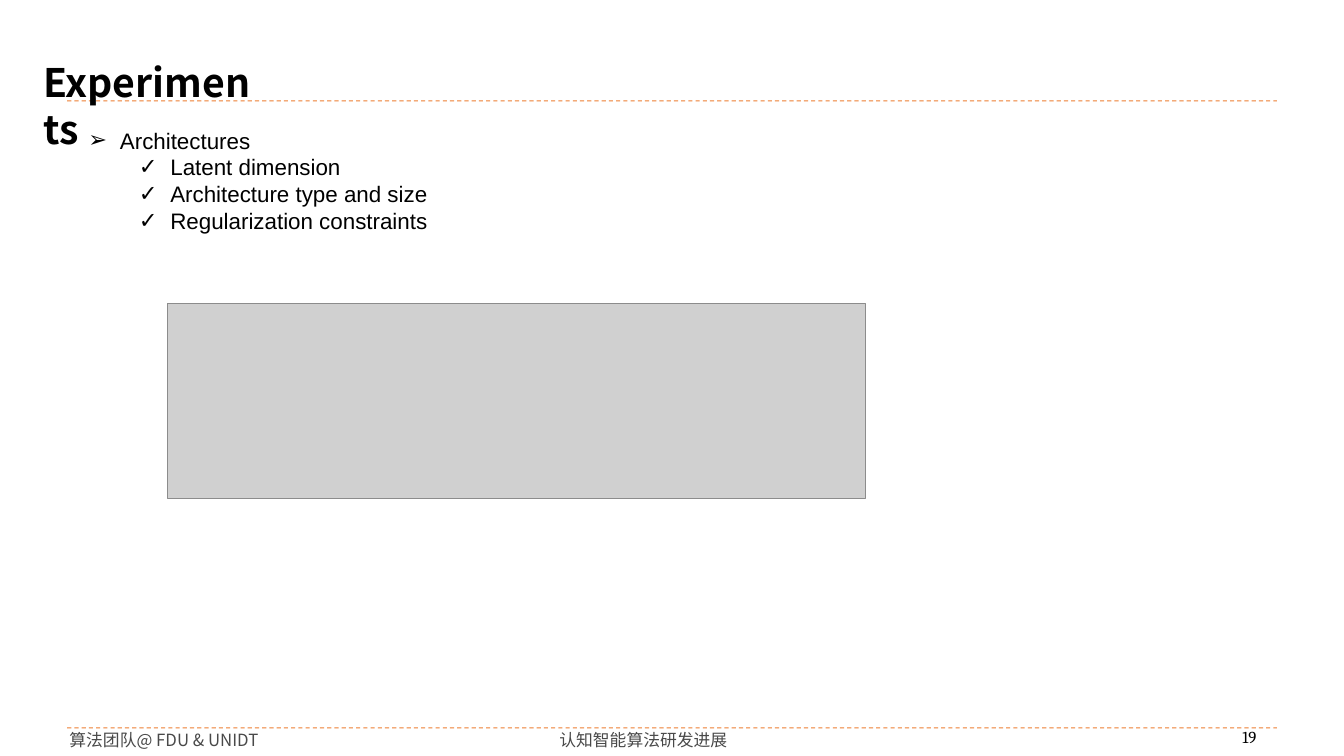
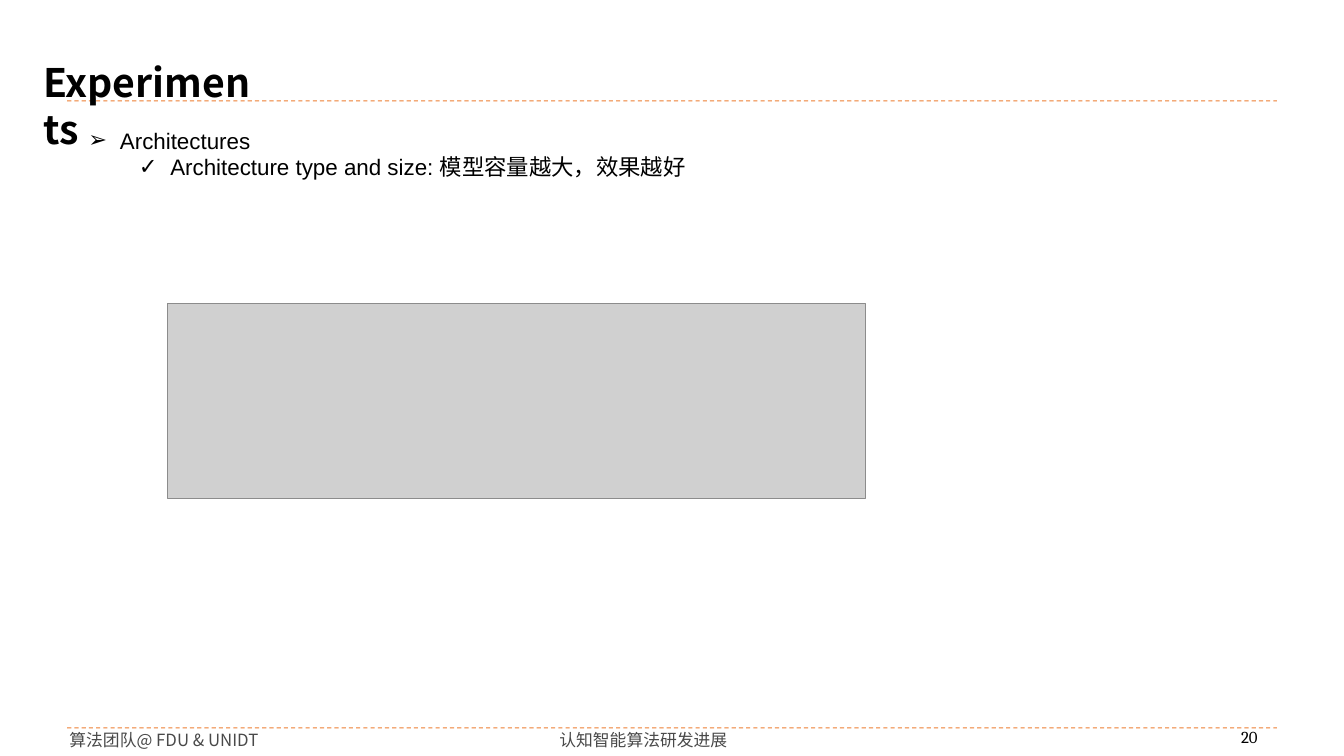
Before and after one commit to buyizhiyou/YYMUncertainty, a slide deck: slide 20 of pre/ddu_pre.pptx (slide 19 before the commit). Drawn at 1344x756 pixels with LibreOffice and Linux fonts; fonts in the diff are those of the drawing; grey boxes stand for pictures; background and template pictures are left out. Boxes give left, top, right and bottom in pixels: in the first picture for what was removed or moved away, otherwise in the second. Text is boxed around its words. In the diff, an @@ line names an element or a change of style, - is before the commit and + after.

```diff
--- a/pre/ddu_pre.pptx
+++ b/pre/ddu_pre.pptx
@@ text at (x1=170, y1=156, x2=686, y2=180): text changed @@
-  ✓ Latent dimension
-  ✓ Architecture type and size
-  ✓ Regularization constraints
+  ✓ Architecture type and size: 模型容量越大，效果越好
@@ page number at (x1=1241, y1=728, x2=1258, y2=743): text changed @@
-19
+20
```
Also in this commit, not shown: 13 other slides changed, 6 slides added, 3 slides removed, 10 other files.
